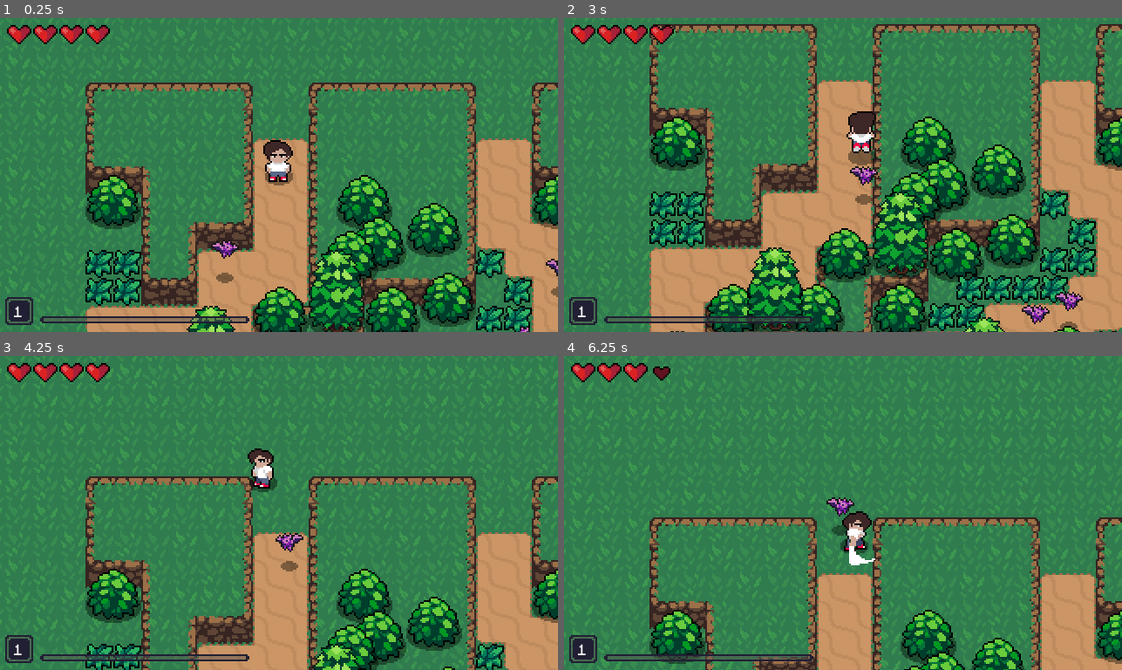
Above: before the commit, frames 1-4 (two rows, left to right).
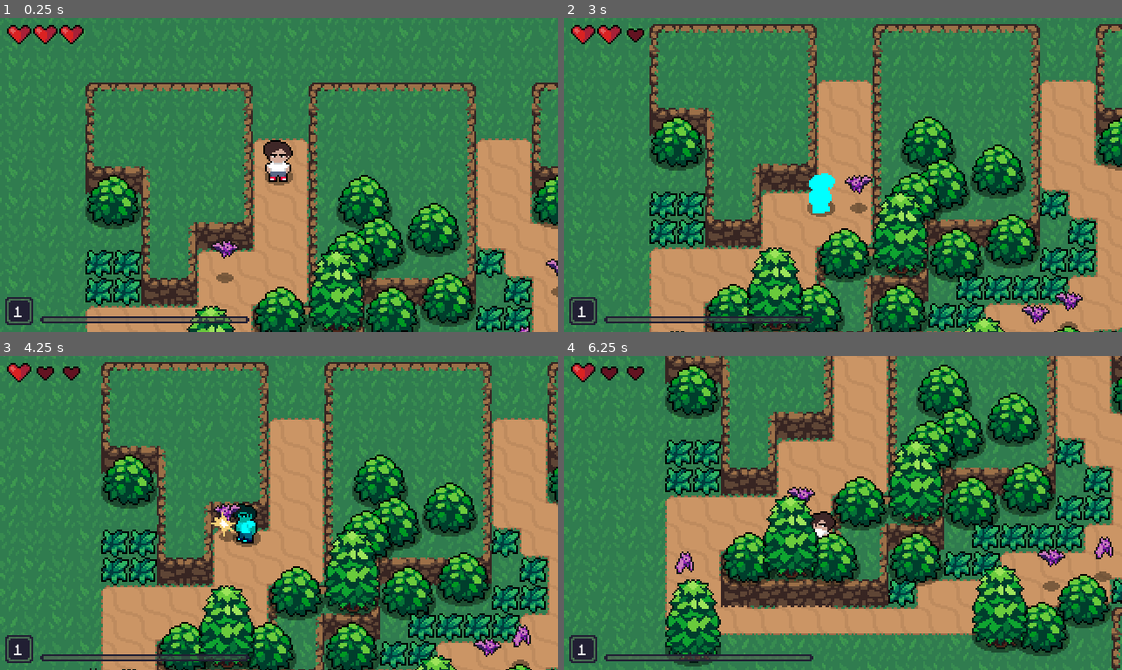
Above: after the commit, the same moments.

Repository: willior/Action_RPG_1
Game: Godot game, scene res://World.tscn
The game is run twice, just before and just after one commit, with the same random seed, the same clock (stepped at 60 frames per second) and the same inputs.
Inputs:
- Up to frame 1 (0.25 s): no input
- Up to frame 2 (3 s): hold Right (ui_right) 0.53-1.28 s; tap B (roll) at 0.6, 1.55, 2.1, 2.85 s; hold Down (ui_down) 1.28-2.03 s; tap V (attack) at 1.35 s; hold Right (ui_right) 2.03-2.78 s; hold Up (ui_up) from 2.78 s (still down)
- Up to frame 3 (4.25 s): release Up (ui_up) at 3.53 s; hold Left (ui_left) from 3.53 s (still down); tap V (attack) at 3.6 s; tap B (roll) at 3.8 s
- Up to frame 4 (6.25 s): tap B (roll) at 4.35, 5.1, 6.05 s; release Left (ui_left) at 5.03 s; hold Down (ui_down) 5.03-5.78 s; hold Right (ui_right) from 5.78 s (still down); tap V (attack) at 5.85 s

The runs differ from the first frame. In frame 1, 0.2% of the frame differs, in the area x 15-20%, y 2-9%; in frame 2, 2.0%; in frame 3, 55%; in frame 4, 69%, in the area x 0-100%, y 0-100%.

Commit message:
adjustments/testing

Diff:
--- a/assets/CollisionBoxes/Hitbox.gd
+++ b/assets/CollisionBoxes/Hitbox.gd
@@ -1,5 +1,5 @@
 extends Area2D
 
-export var damage = 1
+onready var damage = 1
 
 var knockback_vector = Vector2.ZERO
--- a/assets/Enemies/Bat.tscn
+++ b/assets/Enemies/Bat.tscn
@@ -33,7 +33,7 @@
 var knockback = Vector2.ZERO
 
 var state = IDLE
-var experience_pool = 80
+var experience_pool = 110
 
 onready var stats = $BatStats
 onready var timer = $Timer
@@ -265,7 +265,7 @@
 material = SubResource( 2 )
 frames = SubResource( 8 )
 animation = "fly"
-frame = 3
+frame = 2
 playing = true
 offset = Vector2( 0, -12 )
 
@@ -276,7 +276,6 @@
 shape = SubResource( 9 )
 
 [node name="BatStats" parent="." instance=ExtResource( 4 )]
-max_health = 2
 
 [node name="Hurtbox" parent="." instance=ExtResource( 3 )]
 collision_layer = 8
--- a/assets/Enemies/EnemyStats.gd
+++ b/assets/Enemies/EnemyStats.gd
@@ -1,6 +1,6 @@
 extends Node
 
-export(int) var max_health = 4 setget set_max_health
+var max_health = 4 setget set_max_health
 var health = max_health setget set_health
 
 signal no_health
--- a/assets/Player/Player.gd
+++ b/assets/Player/Player.gd
@@ -28,6 +28,7 @@
 onready var swordHitbox = $HitboxPivot/SwordHitbox
 onready var hurtbox = $Hurtbox
 onready var collision = $Hurtbox/CollisionShape2D
+onready var timer = $Timer
 
 func _ready():
 	stats.connect("no_health", self, "queue_free")
@@ -41,7 +42,7 @@
 			move_state(delta)
 
 		ROLL:
-			roll_state(delta)
+			roll_state()
 
 		ATTACK:
 			attack_state(delta)
@@ -94,21 +95,23 @@
 	state = MOVE
 
 func enemy_killed(experience_from_kill):
+	timer.start()
+	yield(timer, "timeout")
 	stats.experience += experience_from_kill
 	stats.experience_total += experience_from_kill
 
 	while stats.experience >= stats.experience_required:
 		level_up()
 		stats.experience -= stats.experience_required
+		stats.experience_required *= 1.618034
 
 func level_up():
-	prints('level up!', stats.level)
 	stats.level += 1
 	stats.max_health += 1
-	stats.health = stats.max_health
+	stats.health += 1
+	stats.strength += 1
 
-# warning-ignore:unused_argument
-func roll_state(delta):
+func roll_state():
 	if roll_moving:
 		velocity = roll_vector * ROLL_SPEED
 	else:
--- a/assets/Player/Player.tscn
+++ b/assets/Player/Player.tscn
@@ -630,7 +630,6 @@
 
 [sub_resource type="Animation" id=17]
 length = 0.5
-loop = true
 tracks/0/type = "value"
 tracks/0/path = NodePath("Sprite:frame")
 tracks/0/interp = 1
@@ -958,7 +957,7 @@
 states/Idle/node = SubResource( 37 )
 states/Idle/position = Vector2( 236, 58 )
 states/Roll/node = SubResource( 42 )
-states/Roll/position = Vector2( 431, 183 )
+states/Roll/position = Vector2( 338, 123 )
 states/Run/node = SubResource( 47 )
 states/Run/position = Vector2( 431, 58 )
 transitions = [ "Idle", "Run", SubResource( 48 ), "Run", "Idle", SubResource( 49 ), "Idle", "Attack", SubResource( 50 ), "Attack", "Idle", SubResource( 51 ), "Idle", "Roll", SubResource( 52 ), "Roll", "Idle", SubResource( 53 ), "Idle", "Hit", SubResource( 54 ), "Hit", "Idle", SubResource( 55 ) ]
@@ -1020,7 +1019,7 @@
 position = Vector2( 0, -9 )
 texture = ExtResource( 2 )
 hframes = 60
-frame = 36
+frame = 40
 
 [node name="CollisionShape2D" type="CollisionShape2D" parent="."]
 rotation = -1.5708
@@ -1080,6 +1079,7 @@
 [node name="CollisionShape2D" parent="Hurtbox" index="0"]
 position = Vector2( 0, -5 )
 shape = SubResource( 59 )
+disabled = true
 
 [node name="AudioStreamPlayer" type="AudioStreamPlayer" parent="."]
 stream = ExtResource( 8 )
@@ -1087,6 +1087,9 @@
 [node name="BlinkAnimationPlayer" type="AnimationPlayer" parent="."]
 anims/Start = SubResource( 60 )
 anims/Stop = SubResource( 61 )
+
+[node name="Timer" type="Timer" parent="."]
+wait_time = 0.5
 [connection signal="area_entered" from="Hurtbox" to="." method="_on_Hurtbox_area_entered"]
 [connection signal="invincibility_ended" from="Hurtbox" to="." method="_on_Hurtbox_invincibility_ended"]
 [connection signal="invincibility_started" from="Hurtbox" to="." method="_on_Hurtbox_invincibility_started"]
--- a/assets/Player/PlayerStats.tscn
+++ b/assets/Player/PlayerStats.tscn
@@ -3,10 +3,12 @@
 [sub_resource type="GDScript" id=1]
 script/source = "extends Node
 
-export(int) var max_health = 4 setget set_max_health
+var max_health = 3 setget set_max_health
 var health = max_health setget set_health
 
-export(int) var experience_required = 200 setget set_max_experience
+var strength = 2 setget set_strength
+
+var experience_required = 100 setget set_max_experience
 var experience = 0 setget set_experience
 var level = 1 setget set_level
 var experience_total = 0
@@ -14,6 +16,8 @@
 signal no_health
 signal health_changed(value)
 signal max_health_changed(value)
+signal strength_changed(value)
+
 signal experience_changed(value)
 signal max_experience_changed(value)
 signal level_changed(value)
@@ -30,6 +34,10 @@
 	if health <= 0:
 		emit_signal(\"no_health\")
 
+func set_strength(value):
+	strength = value
+	emit_signal(\"strength_changed\", strength)
+
 func set_max_experience(value):
 	experience_required = value
 	emit_signal(\"max_experience_changed\", experience_required)
@@ -45,6 +53,8 @@
 func _ready():
 	self.health = max_health
 	self.experience = experience_total
+	self.strength = strength
+	print(strength)
 "
 
 [node name="PlayerStats" type="Node"]
--- a/assets/Player/SwordHitbox.gd
+++ b/assets/Player/SwordHitbox.gd
@@ -1,3 +1,8 @@
 extends "res://assets/CollisionBoxes/Hitbox.gd"
 
-# var knockback_vector = Vector2.ZERO
+func set_strength(strength):
+	self.damage = strength
+	print(strength)
+
+func _ready():
+	PlayerStats.connect("strength_changed", self, "set_strength")
